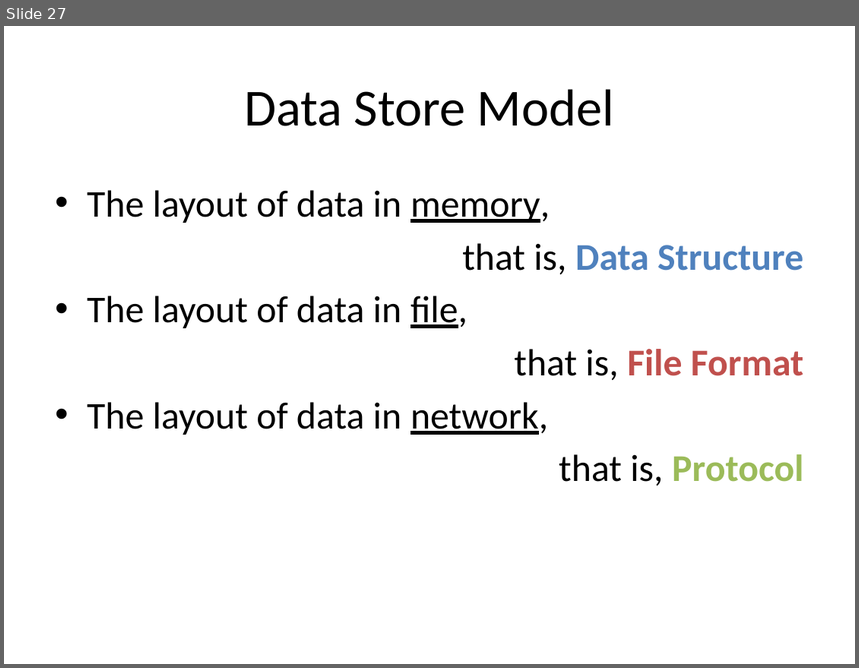
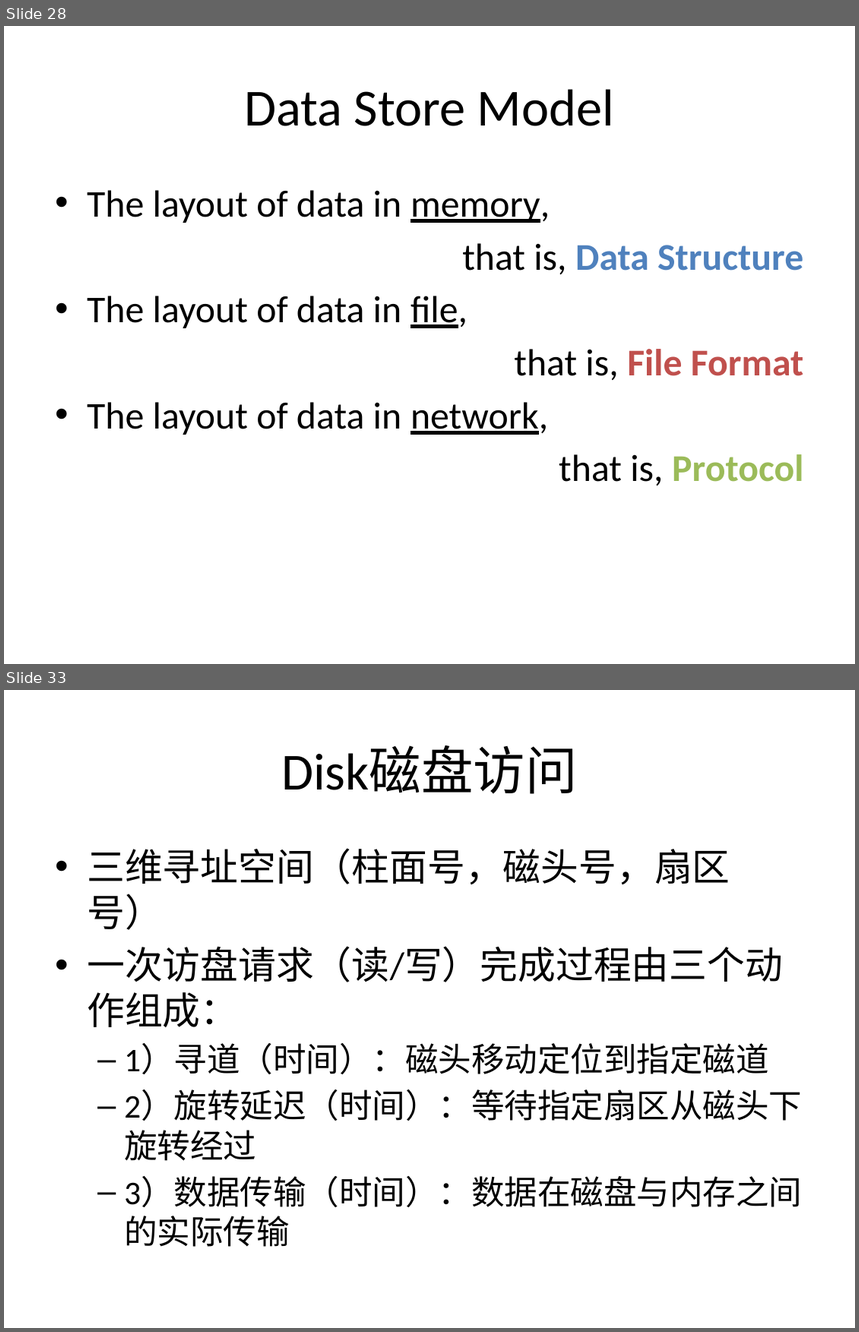
Before and after one commit to guhanjie/Knowledge-sharing, a slide deck: 数据存取模型.pptx. Shown one above the other, each under a label of ours: slide 27 before the commit, slides 28 and 33 after it; the slides between them are not shown. The pictures are 859x668 and 859x1332 pixels, drawn with LibreOffice and Linux fonts; fonts in the diff are those of the drawing. Boxes give left, top, right and bottom in pixels: in the first picture for what was removed or moved away, otherwise in the second. Text is boxed around its words. In the diff, an @@ line names an element or a change of style, - is before the commit and + after.

```diff
--- a/数据存取模型.pptx
+++ b/数据存取模型.pptx
@@ slide 33 added at (4,690,855,1328), background #FFFFFF @@
@@ title added at (281,746,578,794), 44 pt, text #000000 @@
+Disk磁盘访问
@@ text added at (87,848,802,1247), 28 pt, text #000000 @@
+• 三维寻址空间（柱面号，磁头号，扇区号）
+• 一次访盘请求（读/写）完成过程由三个动作组成：
+  – 1）寻道（时间）：磁头移动定位到指定磁道
+  – 2）旋转延迟（时间）：等待指定扇区从磁头下旋转经过
+  – 3）数据传输（时间）：数据在磁盘与内存之间的实际传输
@@ what was slide 27 is now slide 28 @@
```
Also in this commit, not shown: 2 slides changed, 7 other slides added.
